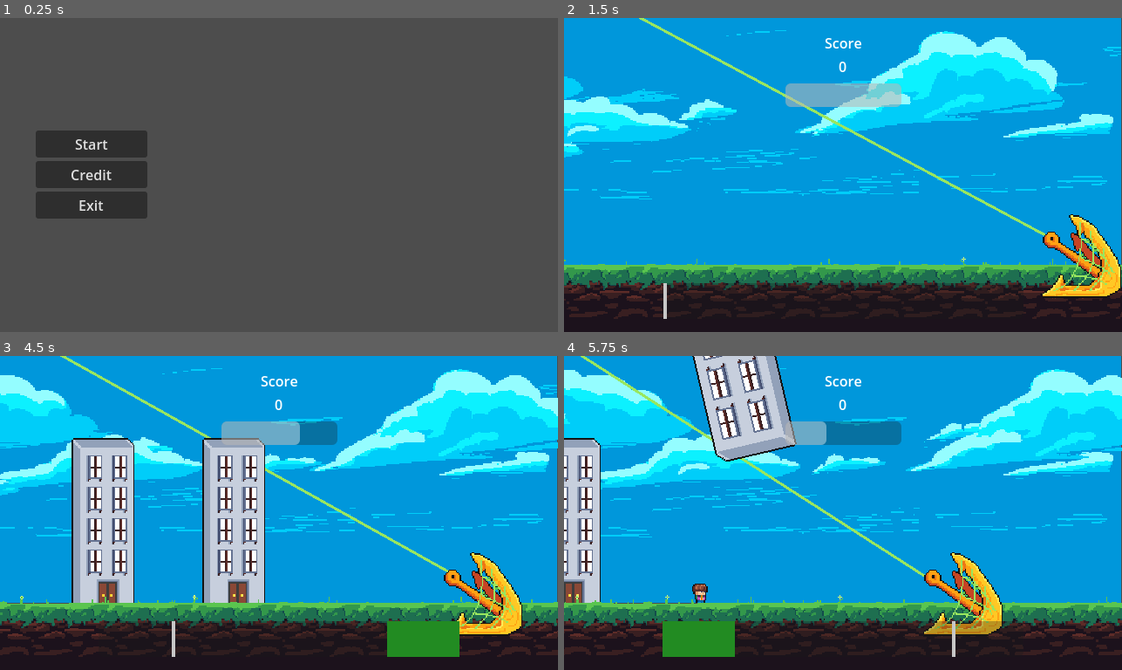
Above: before the commit, frames 1-4 (two rows, left to right).
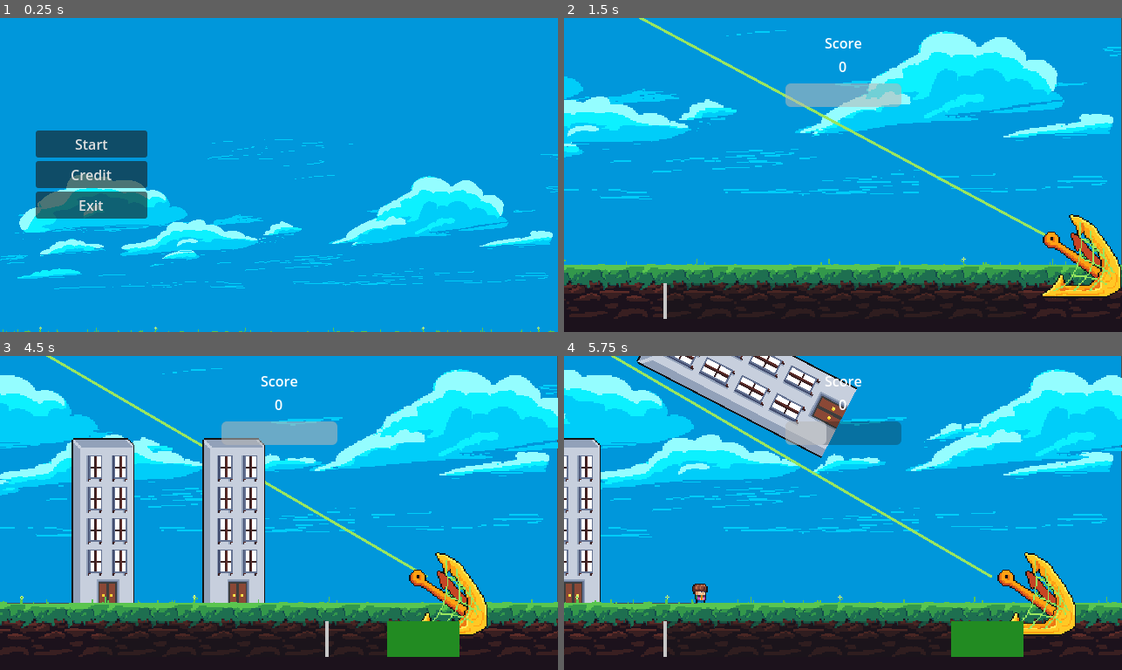
Above: after the commit, the same moments.

Repository: Tenes/mini-jam-153
Game: Godot game, scene res://Scenes/main_menu_scene.tscn
Same seed, same stepped clock (60 frames per second), same inputs: the game is played once before the commit and once after it.
Inputs (mouse positions are in pixels of both pictures, inside the frame that each line leads up to):
- Up to frame 1 (0.25 s): no input
- Up to frame 2 (1.5 s): click "Start" at 0.5 s; move the mouse to (965, 159) at 1.27 s; click (965, 159) at 1.35 s
- Up to frame 3 (4.5 s): move the mouse to (167, 528) at 2.02 s; click (167, 528) at 2.1 s; move the mouse to (334, 443) at 2.77 s; click (334, 443) at 2.85 s; move the mouse to (251, 575) at 3.52 s; click (251, 575) at 3.6 s; move the mouse to (446, 560) at 4.27 s; click (446, 560) at 4.35 s
- Up to frame 4 (5.75 s): move the mouse to (675, 465) at 5.02 s; click (675, 465) at 5.1 s

The runs differ from the first frame. In frame 1, 100% of the frame differs, in the area x 0-100%, y 0-100%; in frame 2, nothing differs; in frame 3, 4.7%; in frame 4, 15%.

Commit message:
Fixes the harpoon hitbox issue

Diff:
--- a/Models/Harpoon/harpoon.gd
+++ b/Models/Harpoon/harpoon.gd
@@ -3,6 +3,8 @@
 
 @onready var ropeHole = $SpriteMiddle/RopeHole;
 @onready var originalPosition: Vector2 = global_position;
+@onready var hitbox: Area2D = $Hitbox
+
 var interactables : Array[Interactable] = [];
 var capturedInteractables : Array[Interactable] = [];
 var tween: Tween;
@@ -12,6 +14,9 @@
 var hp: int = 3;
 
 func _ready() -> void:
+	var tempPos = hitbox.global_position;
+	hitbox.top_level = true;
+	hitbox.global_position = tempPos;
 	Events.bar_clicked.connect(updateInteractable);
 
 func _process(delta: float) -> void:
@@ -27,8 +32,6 @@
 		if status == Global.BarStatus.SUCCESS:
 			self.capturedInteractables.append(targetInteractable);
 			refreshBar();
-		else:
-			Events.update_durability.emit(-1);
 		if !isReeling:
 			playReelingAnimation();
 
@@ -42,22 +45,24 @@
 func playReelingAnimation() -> void:
 	isReeling = true;
 	tween = get_tree().create_tween().set_trans(Tween.TRANS_LINEAR);
-	tween.tween_property(self, "global_position", Vector2(global_position.x - 200, global_position.y), 1).from_current();
+	tween.tween_property(self, "global_position", Vector2(global_position.x - 200, global_position.y), 0.5).from_current();
 
 func returnToOriginalPosition() -> void:
 	if tween != null:
 		tween.stop();
 	tween = get_tree().create_tween().set_trans(Tween.TRANS_LINEAR);
-	tween.tween_property(self, "global_position", Vector2(originalPosition.x, originalPosition.y), 0.5).from_current();
+	tween.tween_property(self, "global_position", Vector2(originalPosition.x, originalPosition.y), 0.25).from_current();
 	isReeling = false;
 
 func _on_scanbox_area_entered(area: Area2D) -> void:
-	var interactable = area.get_parent();
-	if area.get_parent() as Interactable not in self.capturedInteractables:
-		interactable.failedCaptureAnimation();
+	var interactable = area.get_parent() as Interactable;
+	if interactable not in self.capturedInteractables:
 		if interactable in self.interactables:
 			self.interactables.pop_front();
-			refreshBar();
+		interactable.failedCaptureAnimation();
+		Events.reset_bar.emit();
+		Events.update_durability.emit(-1);
+		refreshBar();
 	if interactable in self.capturedInteractables:
 		var capturedInteractable = self.capturedInteractables.pop_front()
 		Events.update_score.emit(capturedInteractable.scoreValue);
--- a/Models/Human/human.gd
+++ b/Models/Human/human.gd
@@ -2,5 +2,5 @@
 
 func _ready() -> void:
 	scoreValue = 10;
-	startSuccess = 0;
+	startSuccess = 20;
 	lengthSuccess = 20;
--- a/Models/Human/human.tscn
+++ b/Models/Human/human.tscn
@@ -6,6 +6,7 @@
 
 [node name="Interactable" instance=ExtResource("1_mcpo3")]
 script = ExtResource("2_fiebf")
+startSuccess = 20
 
 [node name="Hitbox" parent="." index="0"]
 position = Vector2(0, -8)
--- a/Models/Interactable/interactable.gd
+++ b/Models/Interactable/interactable.gd
@@ -42,4 +42,4 @@
 	tween.parallel().tween_property(sprite, "rotation", direction.pick_random() * 3000, failedDuration).set_trans(Tween.TRANS_LINEAR).from_current();
 	tween.parallel().tween_property(sprite, "scale", Vector2(scaleValue, scaleValue), failedDuration).set_trans(Tween.TRANS_LINEAR).from_current();
 	await get_tree().create_timer(1).timeout;
-	queue_free();
+	free();
--- a/Models/UI/ActionProgressBar/action_progress_bar.gd
+++ b/Models/UI/ActionProgressBar/action_progress_bar.gd
@@ -7,6 +7,7 @@
 
 func _ready():
 	Events.on_interactable_collided.connect(set_capture_area)
+	Events.reset_bar.connect(reset)
 
 func _process(delta):
 	value += current_speed * delta
@@ -15,7 +16,6 @@
 	%VSeparator.position.x = value/max_value * size.x
 
 func set_capture_area(start_pourcentage, pourcentage):
-	reset()
 	current_speed = base_speed
 	current_start_pourcentage = start_pourcentage
 	current_pourcentage = pourcentage
@@ -37,7 +37,6 @@
 			reset()
 			Events.bar_clicked.emit(Global.BarStatus.SUCCESS)
 		else:
-			reset(base_speed)
 			Events.bar_clicked.emit(Global.BarStatus.FAILED)
 
 func reset(speed = 0):
--- a/Scenes/credit_scene.tscn
+++ b/Scenes/credit_scene.tscn
@@ -1,6 +1,7 @@
-[gd_scene load_steps=2 format=3 uid="uid://bl2lcb53r07j4"]
+[gd_scene load_steps=3 format=3 uid="uid://bl2lcb53r07j4"]
 
 [ext_resource type="Script" path="res://Scripts/credit_scene.gd" id="1_34t3g"]
+[ext_resource type="PackedScene" uid="uid://de4oqte1nvre1" path="res://Models/Decor/parallax_container_node_2d.tscn" id="2_m7ew6"]
 
 [node name="CreditScene" type="Control"]
 layout_mode = 3
@@ -11,6 +12,8 @@
 grow_vertical = 2
 mouse_filter = 2
 script = ExtResource("1_34t3g")
+
+[node name="ParallaxContainerNode2D" parent="." instance=ExtResource("2_m7ew6")]
 
 [node name="Button" type="Button" parent="."]
 layout_mode = 1
--- a/Scenes/main_menu_scene.tscn
+++ b/Scenes/main_menu_scene.tscn
@@ -1,9 +1,12 @@
-[gd_scene load_steps=2 format=3 uid="uid://brawasoc7mri6"]
+[gd_scene load_steps=3 format=3 uid="uid://brawasoc7mri6"]
 
 [ext_resource type="Script" path="res://Scripts/main_menu_scene.gd" id="1_vtil1"]
+[ext_resource type="PackedScene" uid="uid://de4oqte1nvre1" path="res://Models/Decor/parallax_container_node_2d.tscn" id="2_fwc7t"]
 
 [node name="MainMenuScene" type="CanvasLayer"]
 script = ExtResource("1_vtil1")
+
+[node name="ParallaxContainerNode2D" parent="." instance=ExtResource("2_fwc7t")]
 
 [node name="VBoxContainer" type="VBoxContainer" parent="."]
 anchors_preset = 9
--- a/Scripts/events.gd
+++ b/Scripts/events.gd
@@ -4,3 +4,4 @@
 signal on_interactable_collided(start, length);
 signal update_score(value);
 signal update_durability(value);
+signal reset_bar();
